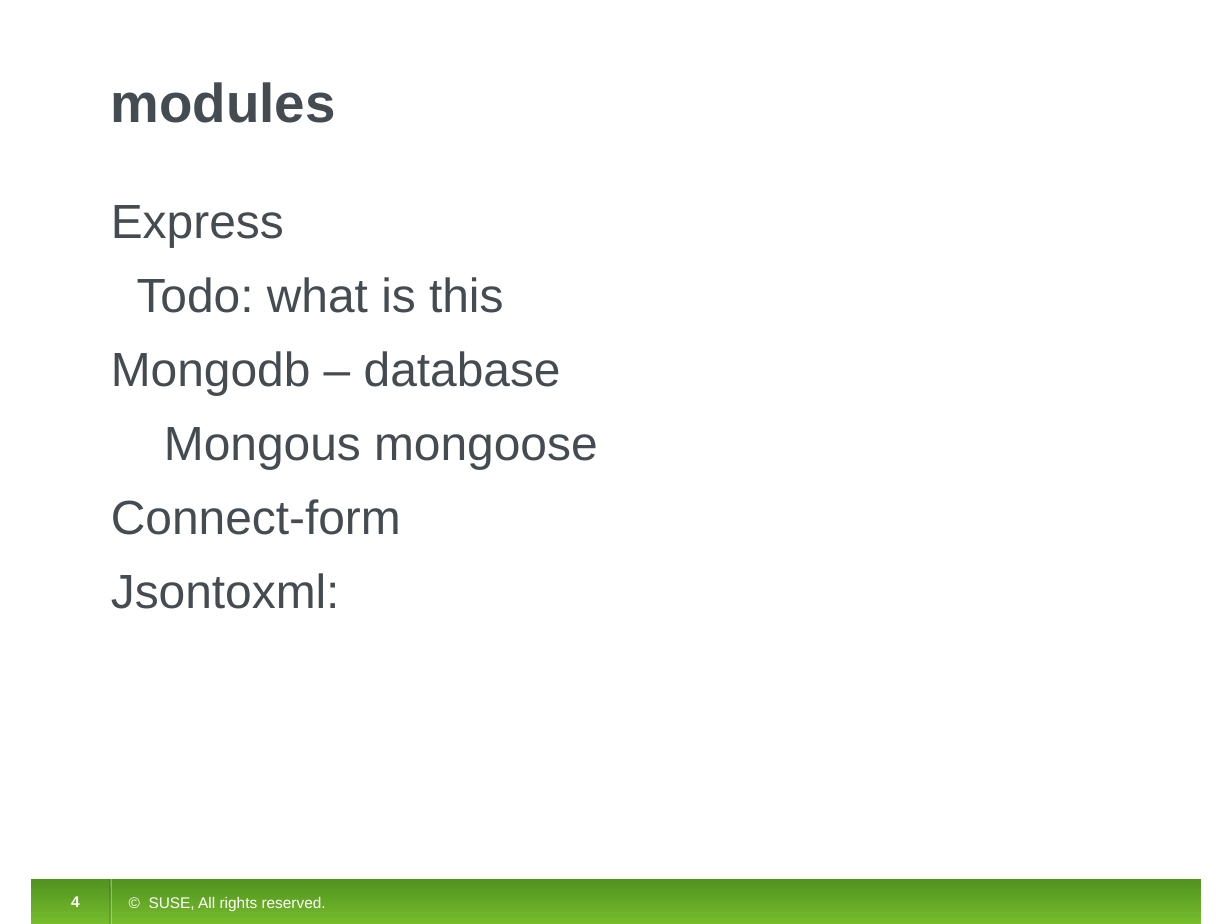
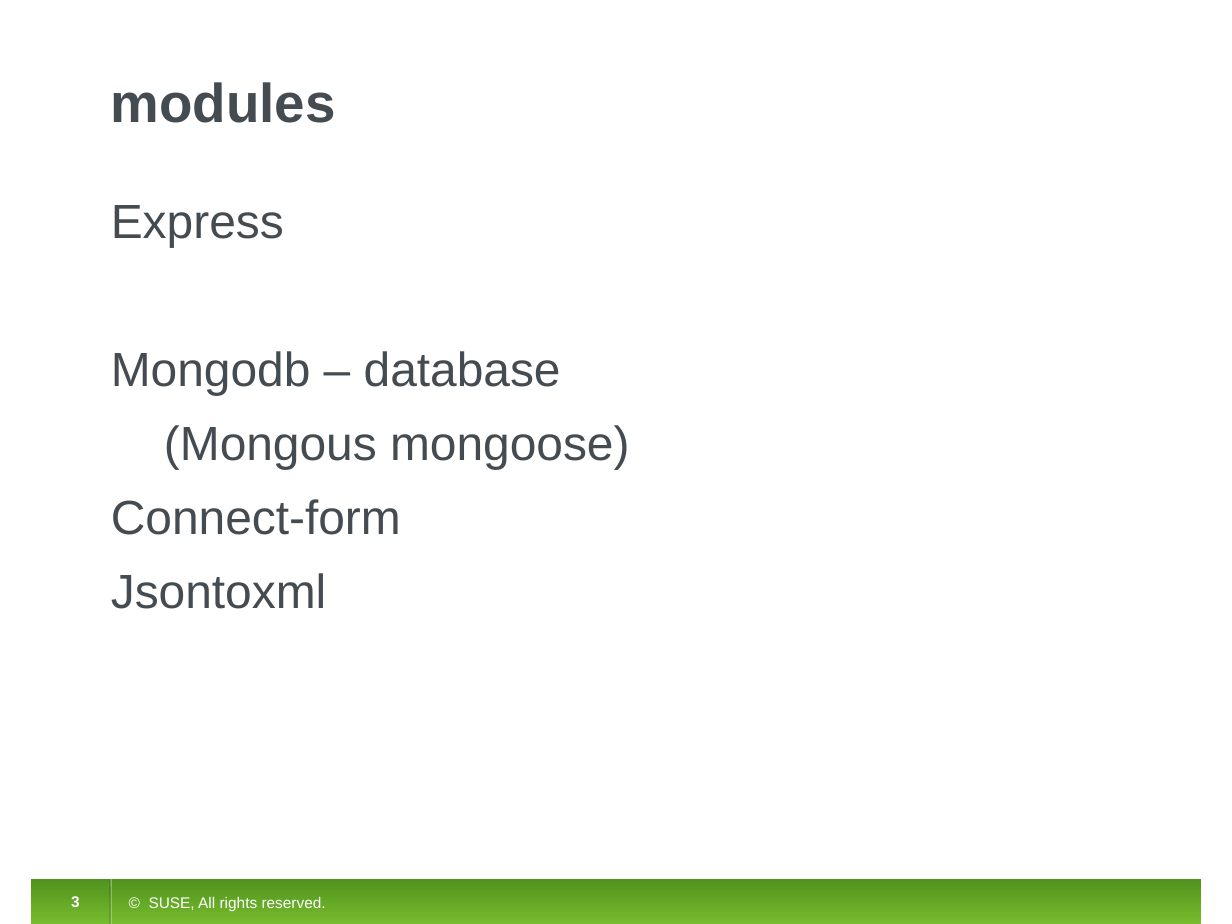
Before and after one commit to initlove/ocs-nodejs, a slide deck: slide 3 of document/ocs-nodejs.odp (slide 4 before the commit). Drawn at 1232x924 pixels with LibreOffice and Linux fonts; fonts in the diff are those of the drawing. Boxes give left, top, right and bottom in pixels: in the first picture for what was removed or moved away, otherwise in the second. Text is boxed around its words. In the diff, an @@ line names an element or a change of style, - is before the commit and + after.

```diff
--- a/document/ocs-nodejs.odp
+++ b/document/ocs-nodejs.odp
@@ text at (x1=137, y1=277, x2=503, y2=313): paragraph removed @@
-Todo: what is this
@@ text at (x1=164, y1=425, x2=629, y2=469): text changed @@
-Mongous mongoose
+(Mongous mongoose)
@@ text at (x1=111, y1=573, x2=326, y2=609): text changed @@
-Jsontoxml:
+Jsontoxml
@@ page number at (x1=71, y1=896, x2=80, y2=907): text changed @@
-4
+3
```
Also in this commit, not shown: 4 other slides changed, 4 slides added, 3 slides removed, 15 other files.
